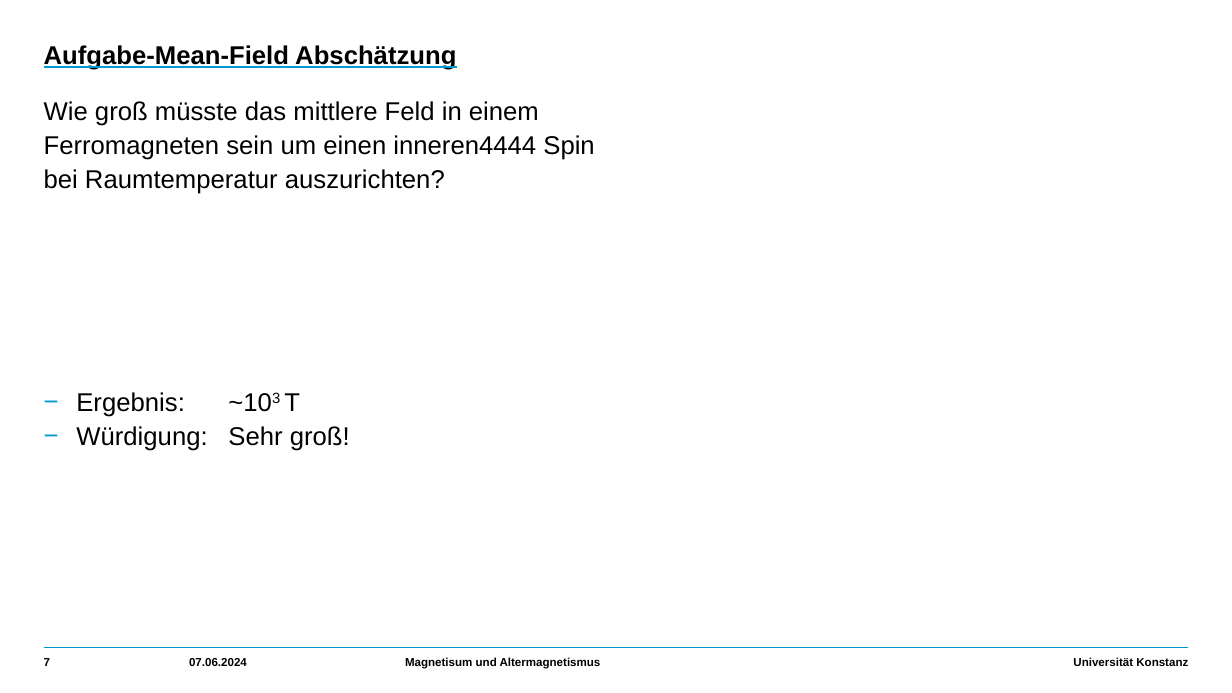
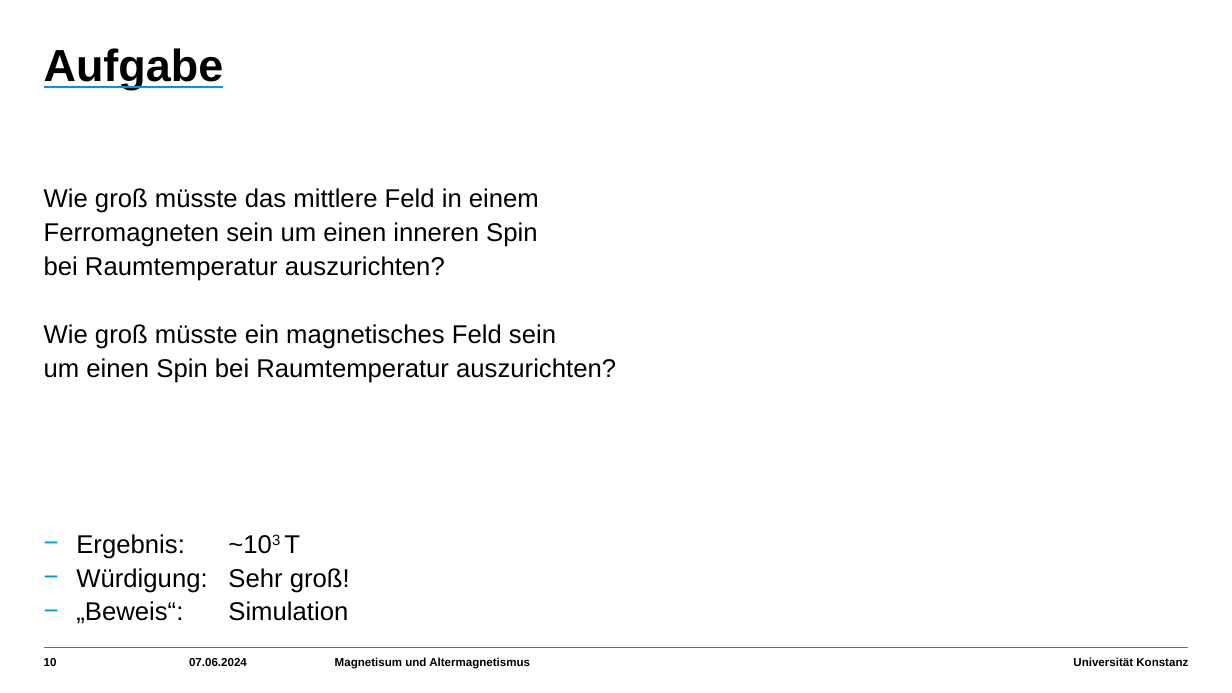
Before and after one commit to HolykingJulex/EstimateSeminar, a slide deck: slide 10 of Vortrag.pptx (slide 7 before the commit). Drawn at 1232x693 pixels with LibreOffice and Linux fonts; fonts in the diff are those of the drawing. Boxes give left, top, right and bottom in pixels: in the first picture for what was removed or moved away, otherwise in the second. Text is boxed around its words. In the diff, an @@ line names an element or a change of style, - is before the commit and + after.

```diff
--- a/Vortrag.pptx
+++ b/Vortrag.pptx
@@ title at box(44, 48, 224, 90): text changed; size 20 to 35 pt @@
-Aufgabe-Mean-Field Abschätzung
+Aufgabe
@@ text "Wie groß müsste das mittlere ...": place and size @@
-text "Wie groß müsste das mittlere ..." at box(44, 101, 594, 451)
+text "Wie groß müsste das mittlere ..." at box(44, 188, 616, 624)
@@ text at box(44, 222, 537, 247): text changed @@
-  Ferromagneten sein um einen inneren4444 Spin
+  Ferromagneten sein um einen inneren Spin
@@ text at box(44, 324, 616, 383): paragraphs added @@
+  Wie groß müsste ein magnetisches Feld sein
+  um einen Spin bei Raumtemperatur auszurichten?
@@ text at box(76, 601, 348, 624): paragraph added @@
+    − „Beweis“: Simulation
@@ page number at box(44, 658, 57, 666): text changed @@
-7
+10
@@ text "Magnetisum und Altermagnetismus": place and size @@
-text "Magnetisum und Altermagnetismus" at box(405, 657, 601, 669)
+text "Magnetisum und Altermagnetismus" at box(335, 657, 530, 669)
```
Also in this commit, not shown: 9 slides added, 1 slide removed, 5 other files.
